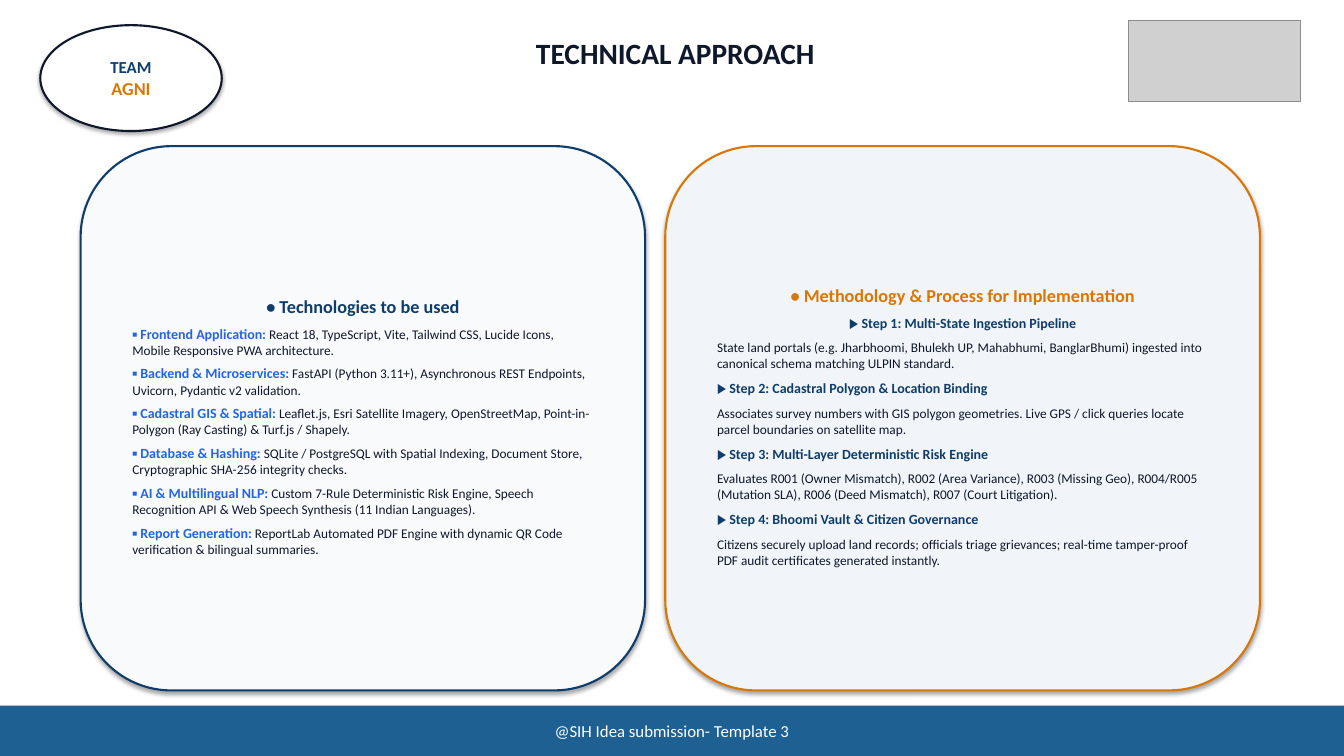
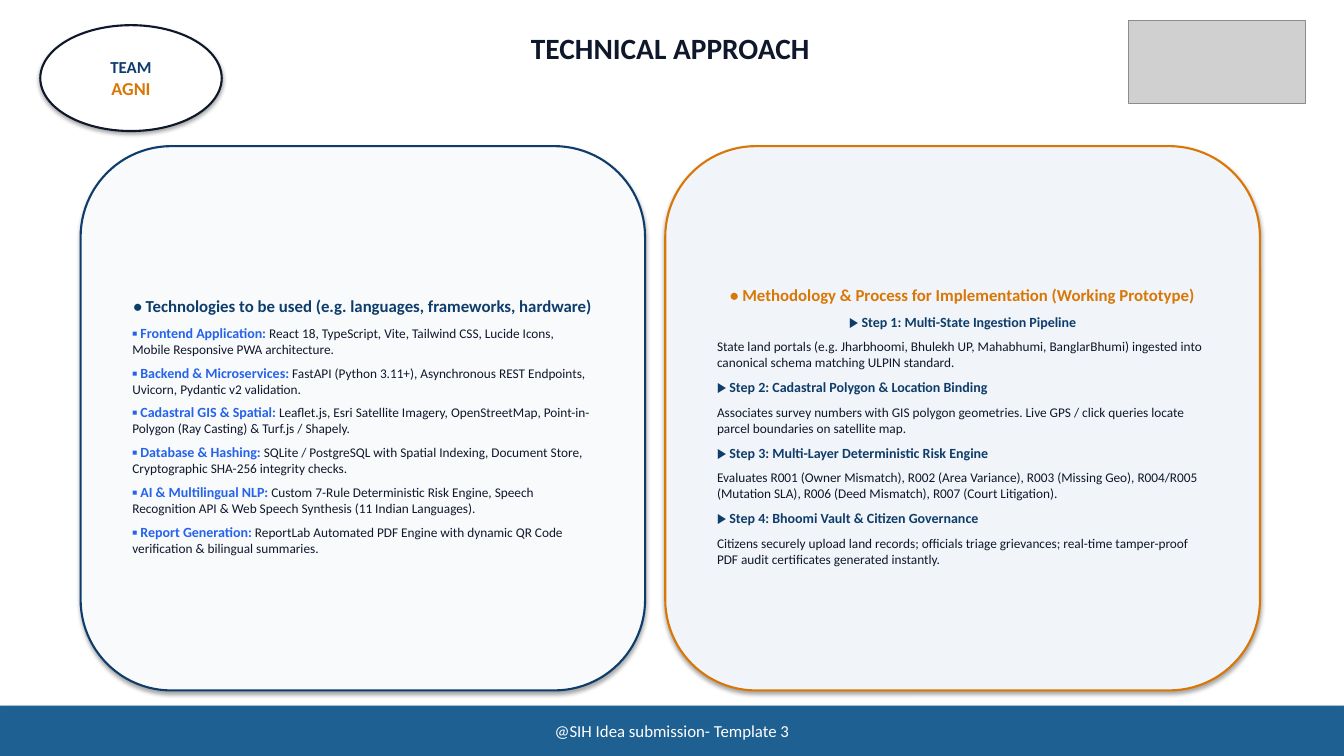
Before and after one commit to Zainul9142/Land-Record-Handling, a slide deck: slide 3 of BhoomiShield_SIH2026_TEAM_AGNI.pptx. Drawn at 1344x756 pixels with LibreOffice and Linux fonts; fonts in the diff are those of the drawing; grey boxes stand for pictures. Boxes give left, top, right and bottom in pixels: in the first picture for what was removed or moved away, otherwise in the second. Text is boxed around its words. In the diff, an @@ line names an element or a change of style, - is before the commit and + after.

```diff
--- a/BhoomiShield_SIH2026_TEAM_AGNI.pptx
+++ b/BhoomiShield_SIH2026_TEAM_AGNI.pptx
@@ text "TECHNICAL APPROACH": place and size @@
-text "TECHNICAL APPROACH" at [536, 44, 814, 65]
+text "TECHNICAL APPROACH" at [531, 39, 809, 60]
@@ picture: place and size @@
-picture at [1129, 20, 1301, 101]
+picture at [1129, 20, 1306, 104]
@@ text in rounded rectangle at [742, 288, 1194, 304]: text changed; size 13 to 12 pt @@
-• Methodology & Process for Implementation
+• Methodology & Process for Implementation (Working Prototype)
@@ text in rounded rectangle at [146, 300, 591, 315]: text changed; size 13 to 12 pt @@
-• Technologies to be used
+• Technologies to be used (e.g. languages, frameworks, hardware)
```
Also in this commit, not shown: 4 other slides changed, 1 slide added, 1 slide removed, 34 other files.
